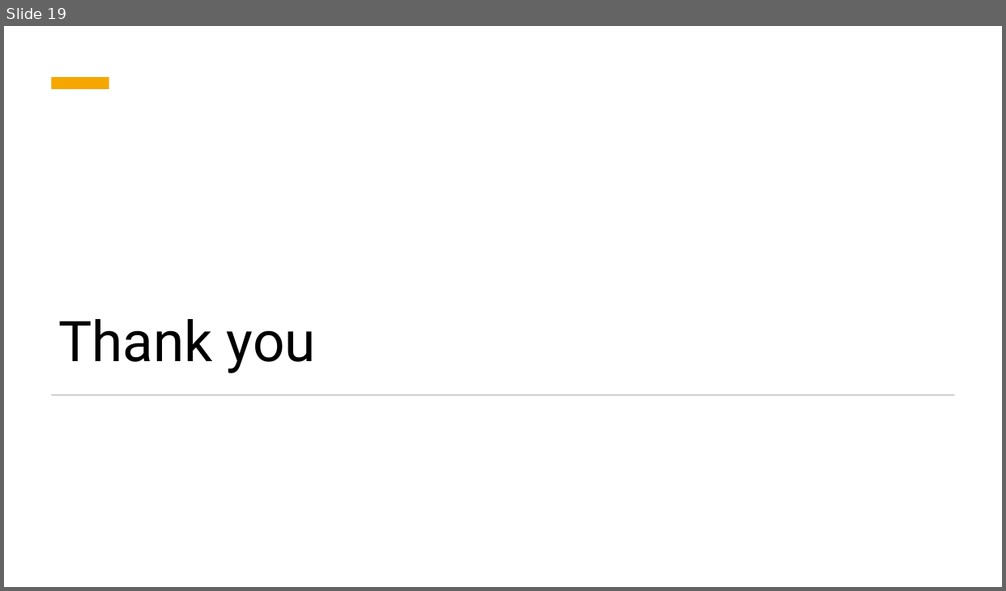
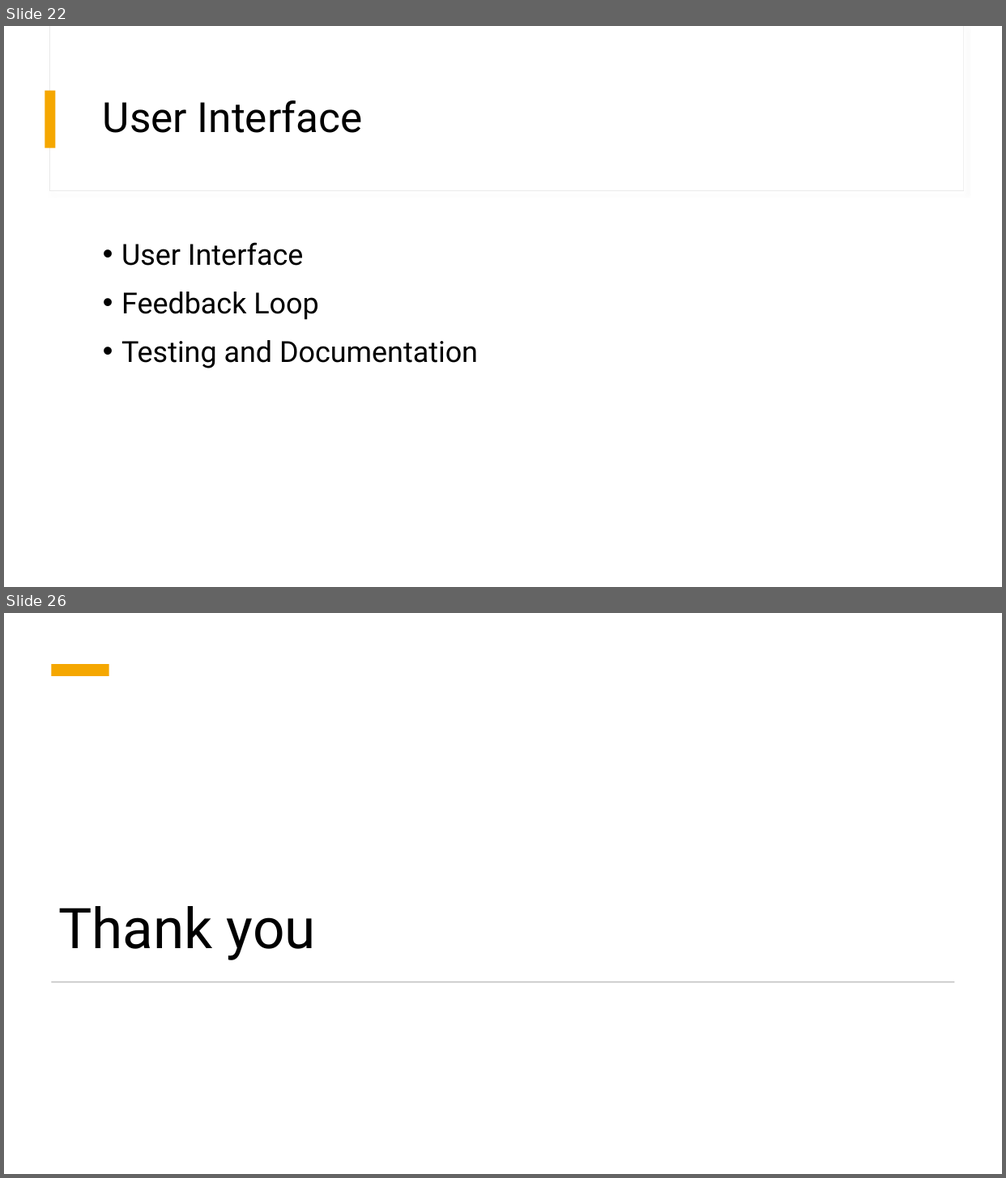
Before and after one commit to xlumzee/Optimizing-Trading-Strategies-RL, a slide deck: presentation/Optimizing Trading Strategies with Reinforcement Learning.pptx. Shown one above the other, each under a label of ours: slide 19 before the commit, slides 22 and 26 after it; the slides between them are not shown. The pictures are 1006x591 and 1006x1178 pixels, drawn with LibreOffice and Linux fonts; fonts in the diff are those of the drawing. Boxes give left, top, right and bottom in pixels: in the first picture for what was removed or moved away, otherwise in the second. Text is boxed around its words. In the diff, an @@ line names an element or a change of style, - is before the commit and + after.

```diff
--- a/presentation/Optimizing Trading Strategies with Reinforcement Learning.pptx
+++ b/presentation/Optimizing Trading Strategies with Reinforcement Learning.pptx
@@ slide 22 added at [4,26,1002,587], background #FFFFFF @@
@@ rectangle added at [49,26,964,191], fill #FFFFFF, outline #E9E9E9 0.75 pt @@
@@ rectangle added at [50,26,964,190], fill #FFFFFF @@
@@ rectangle added at [45,90,56,148], fill #F5A700 @@
@@ title added at [103,101,363,133], 40 pt, text #000000 @@
+User Interface
@@ text added at [121,242,478,369], 28 pt, text #000000 @@
+• User Interface
+• Feedback Loop
+• Testing and Documentation
@@ what was slide 19 is now slide 26 @@
```
Also in this commit, not shown: 1 slide changed, 7 other slides added, 1 slide removed, 1 other file.
